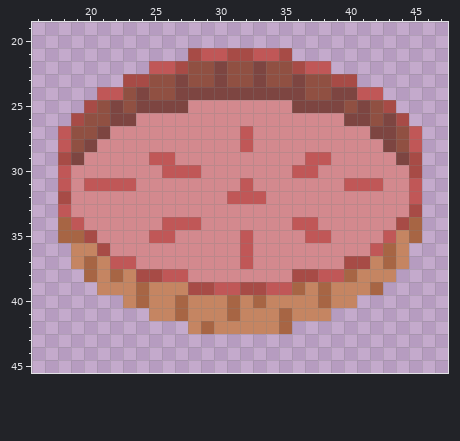
A pixel-art sprite gets an edit: Levels/Resources/UpdatedPalette/LilyPad_Goal_Off2.png. The picture above is the old version.
The file is 64x64 pixels. Colours within 5 levels of each other are drawn and written as one. Shown: x 16..47, y 19..45.
The result:
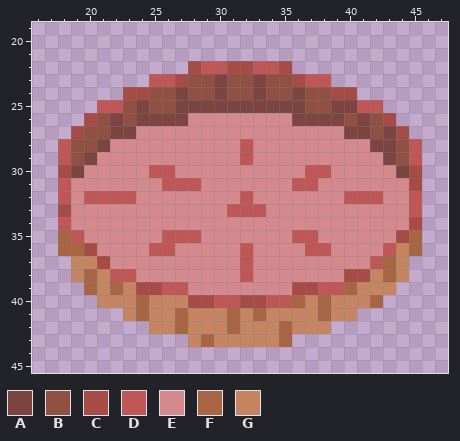
Palette (. is transparent): A #7d4541  B #905042  C #a74b46  D #c05757  E #d3898e  F #a76544  G #c58562
The exact change:
Changed rows in their new state; - is an unchanged pixel.
first column x 18:
21 ----------........----------
22 -------...CDDCCDDC...-------
23 -----..DDC--------CDD..-----
24 ---..CC---BB-BB-BB---CC..---
25 --.DD--BB-AAAAAAAA-BB-ADD.--
26 -.C--BAAAA--------AAAAB--C.-
27 .C-BAA--------E-------AAB-C.
28 --BA--------------------A---
29 DBA----EE-----D----EE----ABD
30 CA-----D-EE-------E-D-----A-
31 --EEEE--DDD---E---DD--EEE--C
32 D-DDDD-------E-E------DDD---
33 C------------DDD-----------D
34 DE------EEE-------EE------EC
35 -DE----E-DD---E---D-E----EC-
36 FFCE---DD----------DD---ED-F
37 --GCEE----------------EED---
38 -G--DDEEEE----D---EEEECC-FG-
39 --F-F-CCDDEEEEEEEECCDDF-GG--
40 ---GG----GCCDDCCDDF----GF---
41 -----GF--------F-G--FGG-----
42 -------GGF-G-F----GGG-------
43 ----------GFGGGGGF----------
Pixel boxes of the changes (left, top, right, bottom) in both pictures:
changed: (58, 48, 422, 347)
